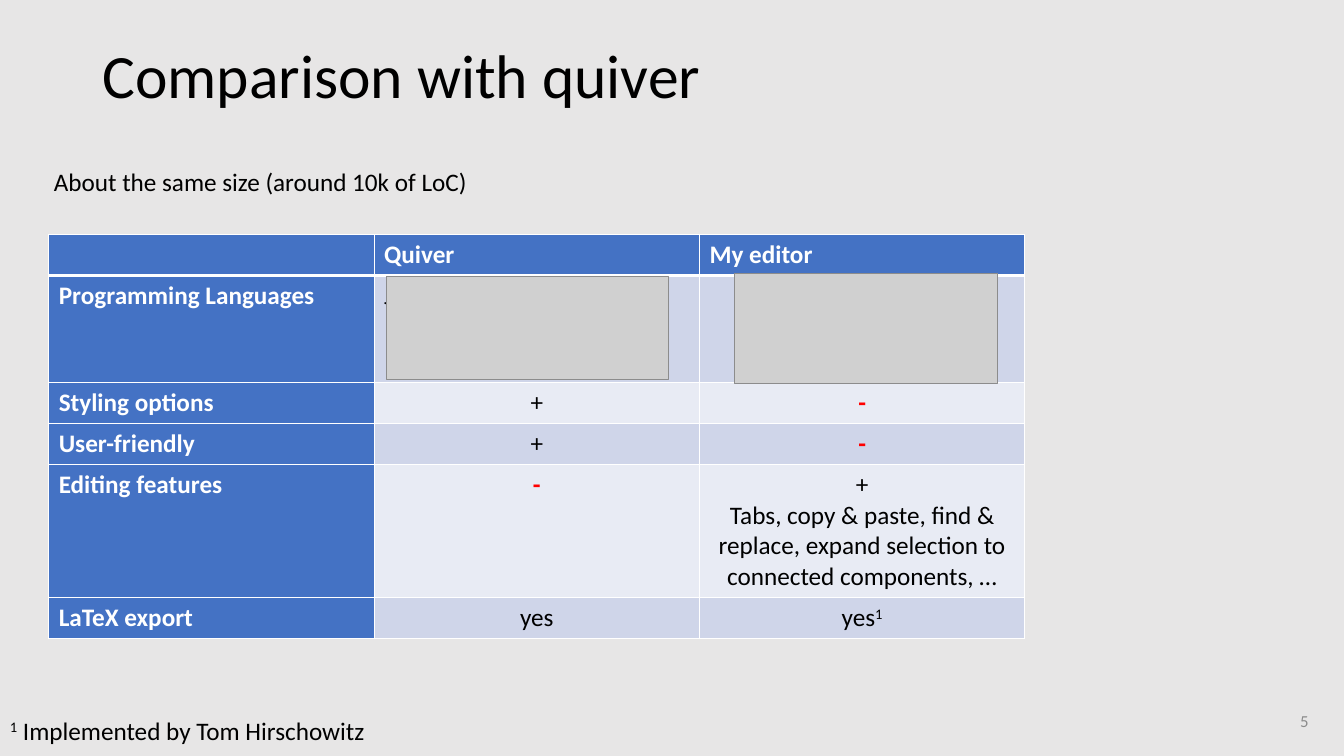
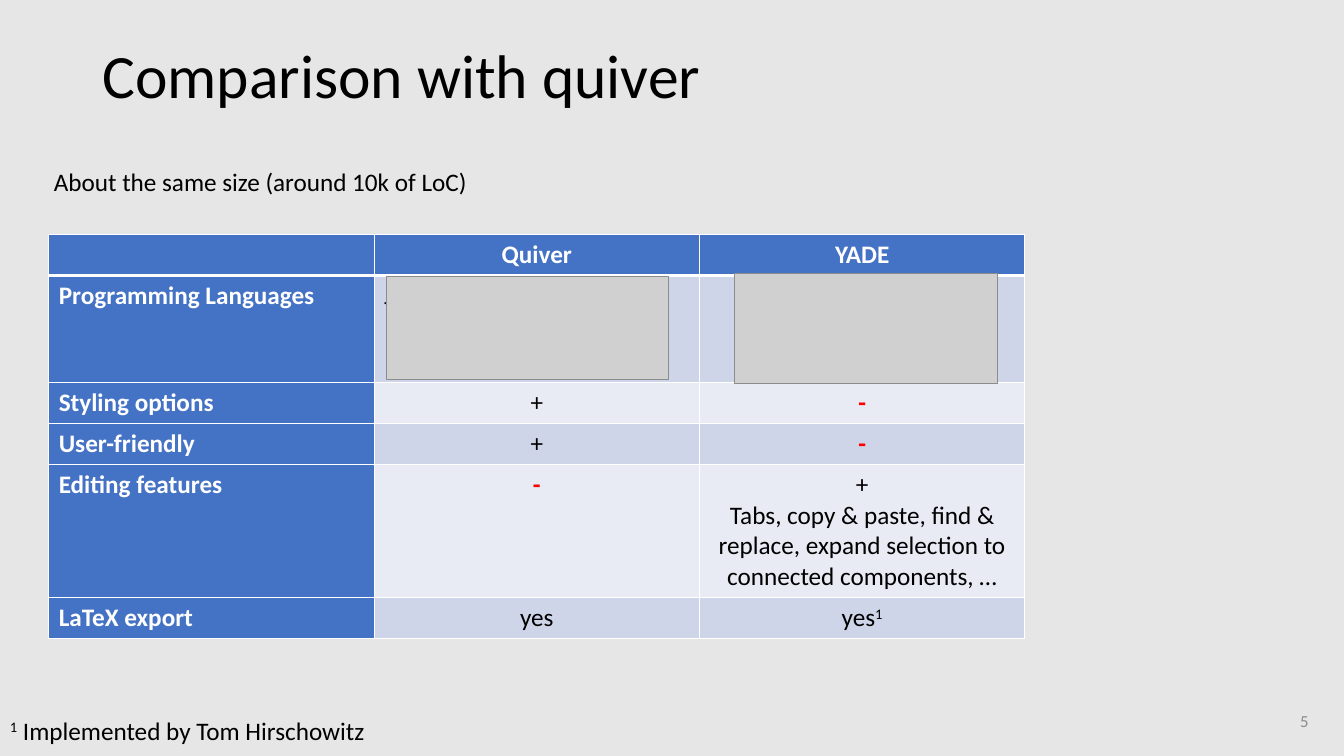
Before and after one commit to amblafont/slides, a slide deck: slide 5 of grapheditor/2024-coqpl/main.pptx. Drawn at 1344x756 pixels with LibreOffice and Linux fonts; fonts in the diff are those of the drawing; grey boxes stand for pictures. Boxes give left, top, right and bottom in pixels: in the first picture for what was removed or moved away, otherwise in the second. Text is boxed around its words. In the diff, an @@ line names an element or a change of style, - is before the commit and + after.

Commit message:
update CoqPL talk on YADE

```diff
--- a/grapheditor/2024-coqpl/main.pptx
+++ b/grapheditor/2024-coqpl/main.pptx
@@ table at (48,235,1025,637) @@
-row 1, column 3: My editor
+row 1, column 3: YADE
@@ alignment left to centre @@
```
Also in this commit, not shown: 4 other slides changed, 2 slides added.
